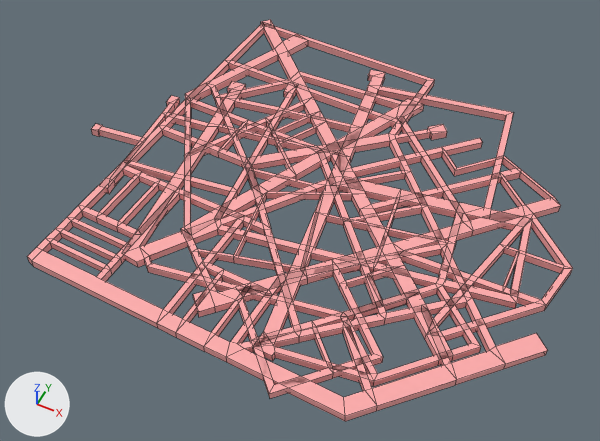
The FBX model Assets/Models/Roads.fbx, before and after one commit.
One viewpoint serves both versions: a 50 mm lens placed at (0.546, -1.115, 1.258), pointed at (0.024, -0.072, -0.045). The axes (+X, +Y, +Z) are drawn at lower left. The lights are the same throughout. Mesh edges are drawn as thin lines. Where no turn or scale is listed for an object, it has been applied to the vertices.

Objects in the first picture: 'Road_1', 'Road_2', 'Road_3'.
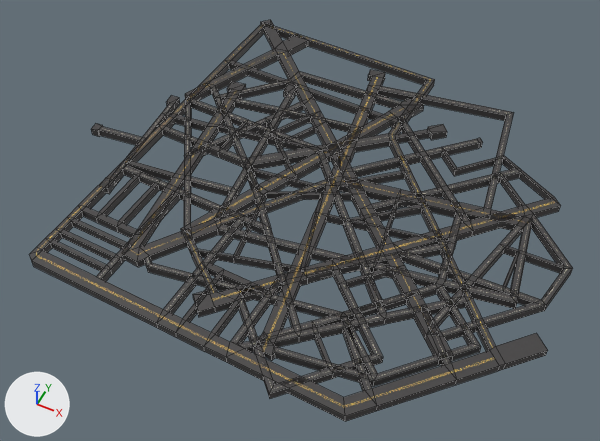
Where the newer file only moved an object's origin or applied its transform, the numbers keep the older frame.

Changed parts and their boxes (x1, y1, x2, y2) in the pictures (600 x 441 px; the box of a moved part takes in the faces that stretch with it):
'Road_1', reshaped: before (27, 22, 548, 421); after (30, 23, 548, 421)
part 1 of me_mesh_001, added: after (442, 138, 482, 155)
part 2 of me_mesh_001, added: after (337, 105, 423, 149)
part 3 of me_mesh_001, added: after (379, 243, 403, 256)
part 4 of me_mesh_001, added: after (193, 290, 237, 312)
part 5 of me_mesh_001, recoloured (brown to black): (181, 20, 572, 399) in both
part 6 of me_mesh_001, recoloured (pink to grey): (184, 71, 573, 394) in both
part 7 of me_mesh_001, recoloured (pink to grey): (184, 141, 561, 300) in both
part 8 of me_mesh_001, recoloured (pink to grey): (181, 49, 440, 334) in both
part 9 of me_mesh, built on: before (253, 332, 275, 361); after (255, 332, 275, 361)
part 10 of me_mesh, moved or reshaped: before (124, 247, 149, 261); after (123, 247, 149, 261)
part 11 of me_mesh, recoloured (pink to grey): (122, 89, 531, 255) in both
part 12 of me_mesh, recoloured (brown to black): (91, 70, 523, 387) in both
part 13 of me_mesh, recoloured (pink to grey): (99, 86, 532, 381) in both
part 14 of me_mesh, recoloured (pink to grey): (264, 76, 383, 346) in both
part 15 of me_mesh_002, built on: before (27, 247, 42, 265); after (30, 247, 42, 261)
part 16 of me_mesh_002, moved or reshaped: (452, 346, 506, 385) in both
part 17 of me_mesh_002, built on: (227, 342, 244, 357) in both
part 18 of me_mesh_002, recoloured (pink to grey): (96, 99, 467, 390) in both
part 19 of me_mesh_002, recoloured (pink to grey): (32, 250, 456, 416) in both
part 20 of me_mesh_002, recoloured: (37, 23, 495, 350) in both
part 21 of me_mesh_002, recoloured (pink to grey): (32, 28, 548, 421) in both

Patch to the scene script:
```diff
--- a/Assets/Models/Roads.fbx.py
+++ b/Assets/Models/Roads.fbx.py
@@ mat_mat_road_stitches @@
+mat_mat_road_stitches = bpy.data.materials.new('mat_Road_Stitches')
+# uses the picture img_asphalt_stitches_albedo_png
+# uses the picture img_asphalt_stitches_normal_png
@@ mat_mat_road_single @@
+mat_mat_road_single = bpy.data.materials.new('mat_Road_Single')
+# uses the picture img_asphalt_single_albedo_png
+# uses the picture img_asphalt_single_normal_png
@@ mat_mat_road_double @@
+mat_mat_road_double = bpy.data.materials.new('mat_Road_Double')
+# uses the picture img_asphalt_double_albedo_png
+# uses the picture img_asphalt_double_normal_png
@@ mat_mat_road @@
+mat_mat_road = bpy.data.materials.new('mat_Road')
+# uses the picture img_asphalt_albedo_png
+# uses the picture img_asphalt_normal_png
@@ me_mesh_002 @@
 # verts and faces of me_mesh_002; kept vertices keep their numbers, new ones are numbered from 342
-me_mesh_002.from_pydata(...)  # 342 vertices, 302 faces; spans x -0.48..0.48, y -0.462..0.462, z 0.0..0.017
+me_mesh_002.from_pydata(...)  # 344 vertices, 305 faces; spans x -0.48..0.48, y -0.462..0.462, z 0.0..0.017
+# me_mesh_002 part 15
+delete_faces([(285, 299, 298, 286)])
+verts[128] = (-0.48, -0.418, 0.0)  # moved, pixel (31, 259)
+verts[298] = (-0.48, -0.418, 0.017)  # moved, pixel (29, 254)
+faces += [(285, 298, 286), (285, 299, 298)]  # mat_mat_road_single
+# me_mesh_002 part 16
+delete_faces([(219, 220, 221), (194, 312, 219, 221), (146, 219, 312, 147)])
+verts[342] = (0.414, -0.254, 0.017)  # pixel (499, 365)
+verts[343] = (0.414, -0.254, 0.0)  # pixel (497, 371)
+faces += [(146, 219, 342, 343), (219, 220, 221, 342), (147, 343, 342, 312)]  # mat_mat_road
+faces += [(194, 312, 342, 221)]  # mat_mat_road_double
+# me_mesh_002 part 17
+delete_faces([(310, 315, 316, 311)])
+faces += [(310, 315, 316)]  # mat_mat_road
+faces += [(310, 316, 311)]  # mat_mat_road_double
+# me_mesh_002 part 18: 59 faces spanning x -0.452..0.336, y -0.421..0.215, z 0.017 switch from mat_lambert1 (pink #ffacac) to mat_mat_road_stitches
+# me_mesh_002 part 19: 13 faces spanning x -0.465..0.356, y -0.462..-0.285, z 0.017 switch from mat_lambert1 (pink #ffacac) to mat_mat_road_double
+# me_mesh_002 part 20: 29 faces spanning x -0.479..0.395, y -0.399..0.462, z 0.017 switch from mat_lambert1 (pink #ffacac) to mat_mat_road_single
+# me_mesh_002 part 21: 196 faces spanning x -0.48..0.48, y -0.462..0.462, z 0.0..0.017 switch from mat_lambert1 (pink #ffacac) to mat_mat_road
@@ me_mesh_001 @@
-me_mesh_001.from_pydata(...)  # 396 vertices, 350 faces; spans x -0.47..0.47, y -0.481..0.481, z 0.0..0.017
+me_mesh_001.from_pydata(...)  # 405 vertices, 362 faces; spans x -0.47..0.47, y -0.481..0.481, z 0.0..0.017
+# me_mesh_001 part 1: 4 vertices added at x 0.188..0.198, y 0.277..0.287, z 0.0..0.017
+# me_mesh_001 part 2: 3 vertices added at x -0.021..0.021, y 0.285..0.304, z 0.0..0.017
+# me_mesh_001 part 3: 1 vertex added at x 0.155, y -0.095, z 0.017
+# me_mesh_001 part 4: 1 vertex added at x -0.12, y -0.345, z 0.017
+# me_mesh_001 part 5: 239 faces spanning x -0.47..0.47, y -0.481..0.481, z 0.0..0.017 switch from mat_lambert1 (pink #ffacac) to mat_mat_road
+# me_mesh_001 part 6: 52 faces spanning x -0.47..0.47, y -0.481..0.33, z 0.017 switch from mat_lambert1 (pink #ffacac) to mat_mat_road_stitches
+# me_mesh_001 part 7: 17 faces spanning x -0.253..0.406, y -0.335..0.185, z 0.017 switch from mat_lambert1 (pink #ffacac) to mat_mat_road_double
+# me_mesh_001 part 8: 30 faces spanning x -0.47..0.293, y -0.337..0.382, z 0.017 switch from mat_lambert1 (pink #ffacac) to mat_mat_road_single
@@ me_mesh @@
 # verts and faces of me_mesh; kept vertices keep their numbers, new ones are numbered from 296
-me_mesh.from_pydata(...)  # 296 vertices, 251 faces; spans x -0.496..0.496, y -0.412..0.412, z 0.0..0.017
+me_mesh.from_pydata(...)  # 296 vertices, 252 faces; spans x -0.496..0.496, y -0.412..0.412, z 0.0..0.017
+# me_mesh part 9
+delete_faces([(205, 206, 207, 208)])
+verts[40] = (0.108, -0.41, 0.0)  # moved, pixel (254, 352)
+verts[206] = (0.108, -0.41, 0.017)  # moved, pixel (254, 347)
+verts[45] = (0.143, -0.412, 0.0)  # moved, pixel (271, 360)
+verts[207] = (0.143, -0.412, 0.017)  # moved, pixel (271, 355)
+faces += [(205, 207, 208)]  # mat_mat_road_stitches
+faces += [(205, 206, 207)]  # mat_mat_road_double
+# me_mesh part 10
+delete_faces([(199, 203, 204, 201), (201, 204, 247)])
+faces += [(201, 203, 204, 247), (199, 203, 201)]  # mat_mat_road_single
+# me_mesh part 11: 18 faces spanning x -0.283..0.463, y -0.336..0.196, z 0.017 switch from mat_lambert1 (pink #ffacac) to mat_mat_road_single
+# me_mesh part 12: 174 faces spanning x -0.496..0.496, y -0.412..0.412, z 0.0..0.017 switch from mat_lambert1 (pink #ffacac) to mat_mat_road
+# me_mesh part 13: 40 faces spanning x -0.478..0.496, y -0.404..0.409, z 0.017 switch from mat_lambert1 (pink #ffacac) to mat_mat_road_stitches
+# me_mesh part 14: 16 faces spanning x -0.008..0.137, y -0.41..0.391, z 0.017 switch from mat_lambert1 (pink #ffacac) to mat_mat_road_double
```
